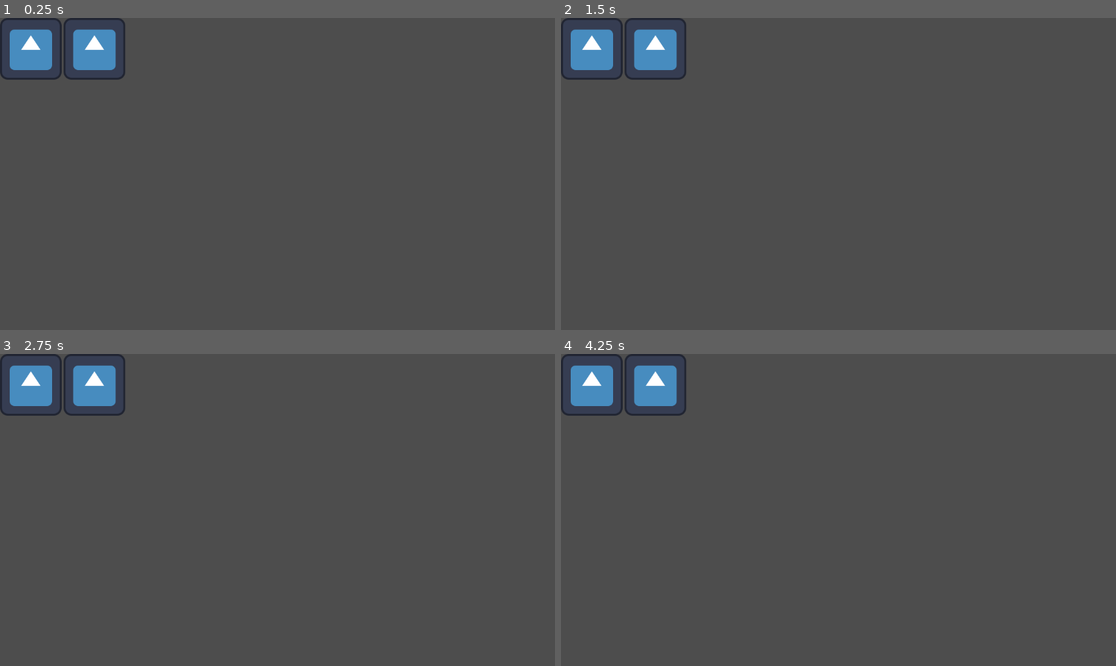
Above: before the commit, frames 1-4 (two rows, left to right).
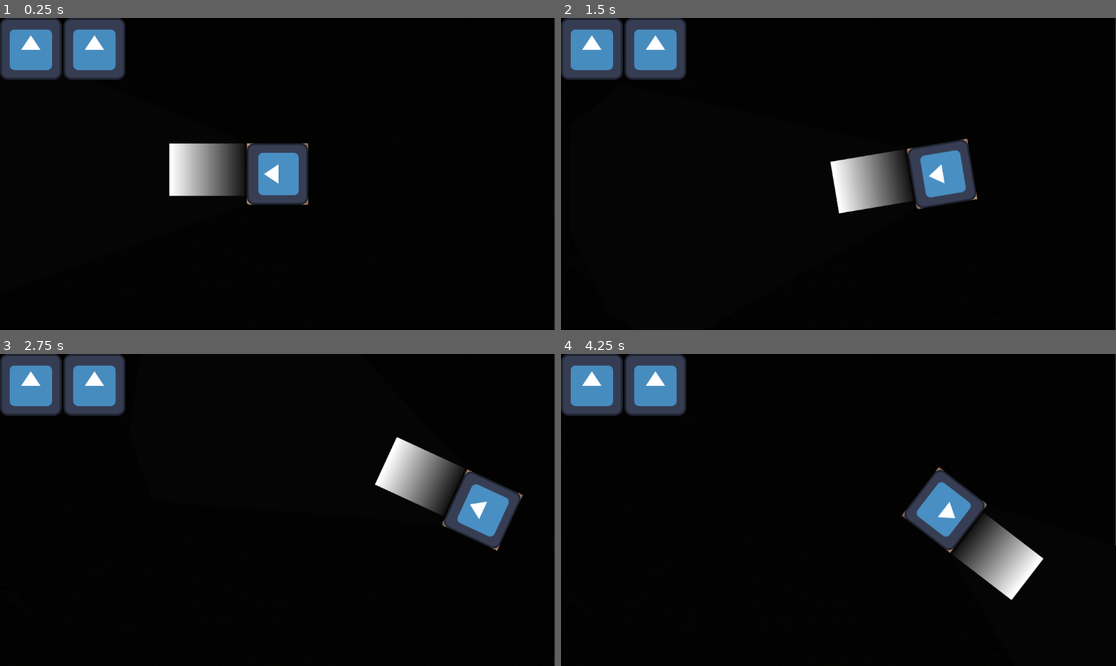
Above: after the commit, the same moments.

Repository: Middle-Endian-HackYeah25/LanternGame
Game: Godot game, scene res://Scenes/main_scene.tscn
Same seed, same stepped clock (60 frames per second), same inputs: the game is played once before the commit and once after it. The engine's default icon, where the game draws it, is replaced by a stand-in: a white triangle on a blue panel in a dark square.
Inputs (mouse positions are in pixels of both pictures, inside the frame that each line leads up to):
- Up to frame 1 (0.25 s): no input
- Up to frame 2 (1.5 s): tap Enter at 0.5 s; move the mouse to (960, 158) at 0.52 s; hold D (right) 0.53-1.25 s; tap J at 0.6 s; click (960, 158) at 0.67 s; drag from (727, 189) to (810, 236) at 1.27 s
- Up to frame 3 (2.75 s): tap Space at 2 s; move the mouse to (333, 441) at 2.02 s; hold D (right) from 2.03 s (still down); hold Enter from 2.03 s (still down)
- Up to frame 4 (4.25 s): release D (right) at 2.75 s; release Enter at 2.75 s; drag from (810, 572) to (672, 463) at 2.77 s; tap Enter at 3.5 s; move the mouse to (1005, 556) at 3.52 s; hold A (left) from 3.53 s (still down); hold Ctrl from 3.53 s (still down)

The runs differ from the first frame. In frame 1, 94% of the frame differs, in the area x 0-100%, y 0-100%; in frame 2, 94%; in frame 3, 94%; in frame 4, 94%.

Commit message:
added lighting mechanic

Diff:
--- a/Scenes/Player.tscn
+++ b/Scenes/Player.tscn
@@ -6,13 +6,39 @@
 [sub_resource type="RectangleShape2D" id="RectangleShape2D_kyqiw"]
 size = Vector2(128, 128)
 
+[sub_resource type="Gradient" id="Gradient_kyqiw"]
+
+[sub_resource type="GradientTexture2D" id="GradientTexture2D_gntrk"]
+gradient = SubResource("Gradient_kyqiw")
+
+[sub_resource type="Gradient" id="Gradient_gntrk"]
+offsets = PackedFloat32Array(0, 0.026666667)
+
+[sub_resource type="GradientTexture2D" id="GradientTexture2D_dewec"]
+gradient = SubResource("Gradient_gntrk")
+fill = 2
+
 [node name="Player" type="Node2D"]
 
 [node name="CharacterBody2D" type="CharacterBody2D" parent="."]
 script = ExtResource("1_kyqiw")
 
-[node name="Sprite2D" type="Sprite2D" parent="CharacterBody2D"]
+[node name="playerCollision2D" type="CollisionShape2D" parent="CharacterBody2D"]
+shape = SubResource("RectangleShape2D_kyqiw")
+
+[node name="playerSprite" type="Sprite2D" parent="CharacterBody2D"]
 texture = ExtResource("1_rpqav")
 
-[node name="CollisionShape2D" type="CollisionShape2D" parent="CharacterBody2D"]
-shape = SubResource("RectangleShape2D_kyqiw")
+[node name="flashlight" type="PointLight2D" parent="CharacterBody2D"]
+position = Vector2(9.000045, -141.1725)
+rotation = -1.5707964
+scale = Vector2(2.618671, 1.7094129)
+texture = SubResource("GradientTexture2D_gntrk")
+
+[node name="Polygon2D" type="Polygon2D" parent="CharacterBody2D/flashlight"]
+polygon = PackedVector2Array(-27.576311, -42.70475, 186.59966, -162.62895, 225.66609, -101.204346, 244.9695, 1.1699791, 230.26213, 126.359146, 184.30164, 166.13889, -27.576315, 33.92975)
+
+[node name="playerSilouette" type="PointLight2D" parent="CharacterBody2D"]
+position = Vector2(1.9073486e-06, -9.179115e-06)
+scale = Vector2(2, 1.9999999)
+texture = SubResource("GradientTexture2D_dewec")
--- a/Scenes/main_scene.tscn
+++ b/Scenes/main_scene.tscn
@@ -1,15 +1,27 @@
-[gd_scene load_steps=3 format=3 uid="uid://uqasxqq44njg"]
+[gd_scene load_steps=5 format=3 uid="uid://uqasxqq44njg"]
 
 [ext_resource type="Script" uid="uid://dgasqdm0rqri1" path="res://Scripts/HUD/keys.gd" id="1_6l7je"]
+[ext_resource type="PackedScene" uid="uid://ck40427nwjh4a" path="res://Scenes/Player.tscn" id="1_52fb6"]
+[ext_resource type="Texture2D" uid="uid://nsxuv3txfaeu" path="res://Assets/ground.jpg" id="1_x6ack"]
 [ext_resource type="Texture2D" uid="uid://h4t0ee34fxuh" path="res://Assets/icon.svg" id="2_jv6wh"]
 
 [node name="MainScene" type="Node2D"]
 
 [node name="Level0" type="Node2D" parent="."]
 
+[node name="CanvasModulate" type="CanvasModulate" parent="Level0"]
+color = Color(0.021434637, 0.021434635, 0.021434633, 1)
+
+[node name="Sprite2D" type="Sprite2D" parent="Level0"]
+position = Vector2(-4, 0.5000076)
+scale = Vector2(1.9627119, 1.813889)
+texture = ExtResource("1_x6ack")
+
 [node name="Cam0_0" type="Camera2D" parent="Level0"]
 
 [node name="TileMap" type="TileMapLayer" parent="Level0"]
+
+[node name="Player" parent="Level0" instance=ExtResource("1_52fb6")]
 
 [node name="HUD" type="CanvasLayer" parent="."]
 
Binary file added: Assets/ground.jpg
Not shown, added: Assets/ground.jpg.import
Not shown: 1 places in Scenes/Player.tscn that only renumber resources
